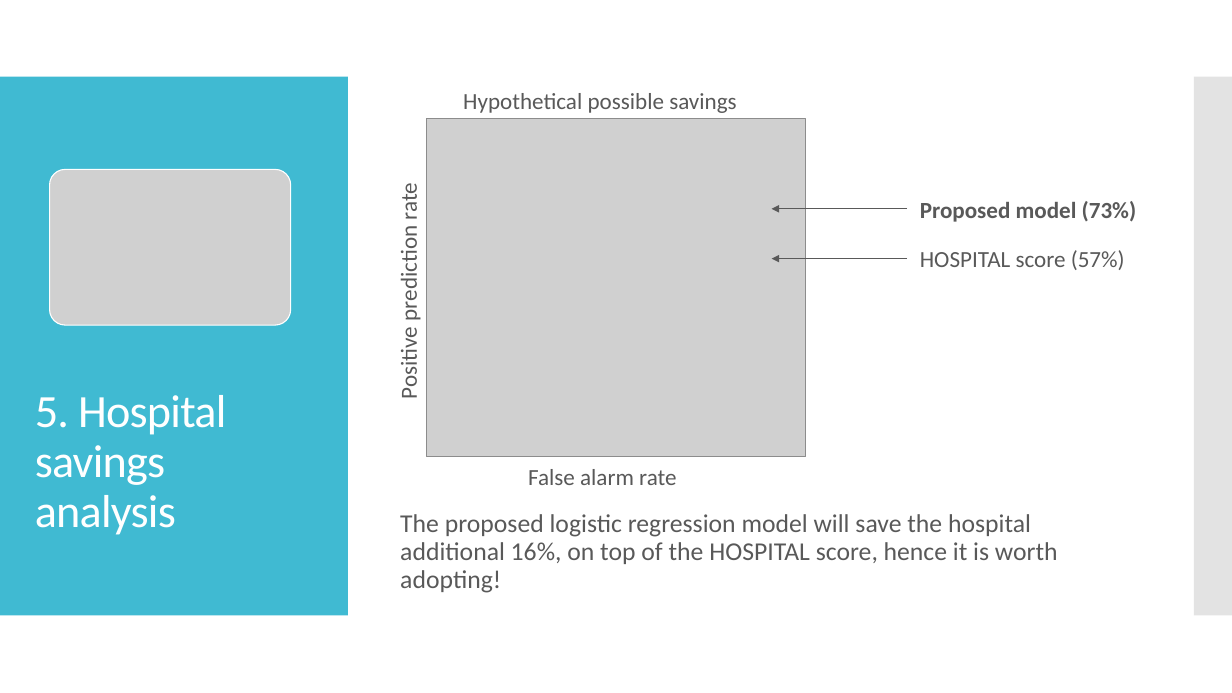
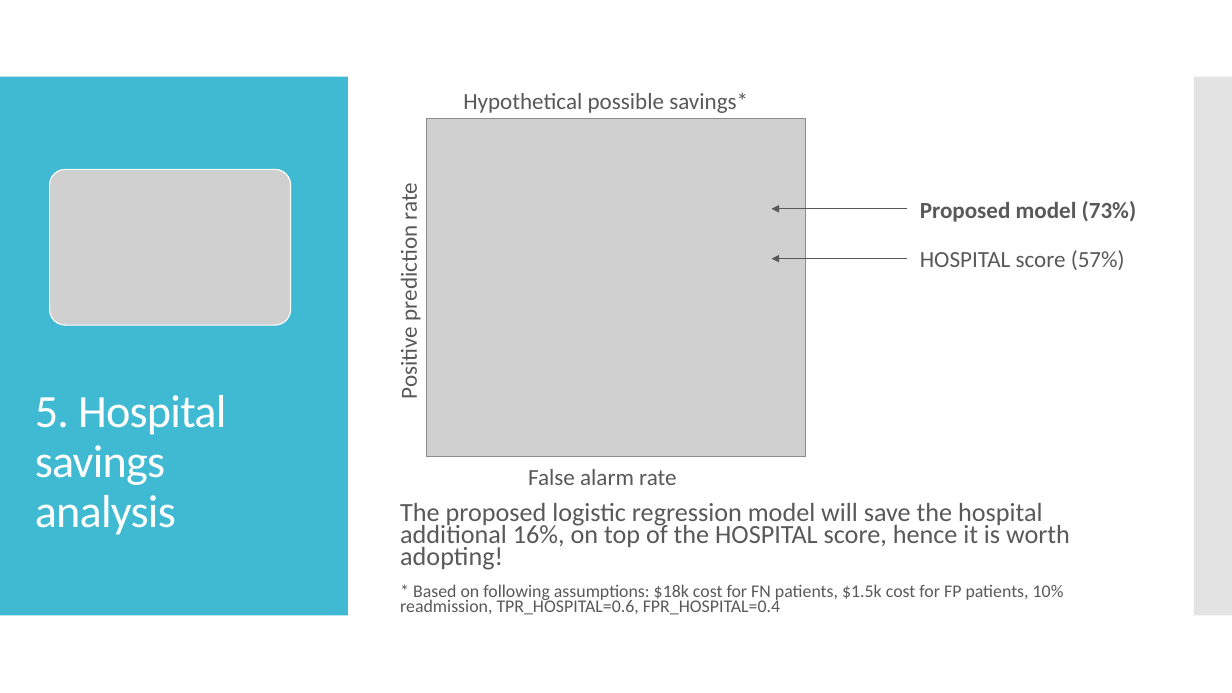
Before and after one commit to zhakhverdyan/Capstone1-hospital-readmission-prediction, a slide deck: slide 26 of reports/Predicting_readmission_presentation.pptx (slide 27 before the commit). Drawn at 1232x693 pixels with LibreOffice and Linux fonts; fonts in the diff are those of the drawing; grey boxes stand for pictures. Boxes give left, top, right and bottom in pixels: in the first picture for what was removed or moved away, otherwise in the second. Text is boxed around its words. In the diff, an @@ line names an element or a change of style, - is before the commit and + after.

Commit message:
Incorporated Tommy's suggestions
included model assumptions, replaced P values with < 0.01, moved the evaluation metric slide all the way to the back

```diff
--- a/reports/Predicting_readmission_presentation.pptx
+++ b/reports/Predicting_readmission_presentation.pptx
@@ text at (x1=463, y1=92, x2=748, y2=113): text changed @@
-Hypothetical possible savings
+Hypothetical possible savings*
@@ text at (x1=400, y1=503, x2=1070, y2=570): size 20 to 20.4 pt in "The proposed logistic regression model will save ..."; line spacing 0.9 to 0.7 @@
@@ text at (x1=400, y1=584, x2=1064, y2=615): paragraph added @@
+* Based on following assumptions: $18k cost for FN patients, $1.5k cost for FP patients, 10% readmission, TPR_HOSPITAL=0.6, FPR_HOSPITAL=0.4
```
Also in this commit, not shown: 3 other slides changed, 1 other file.
